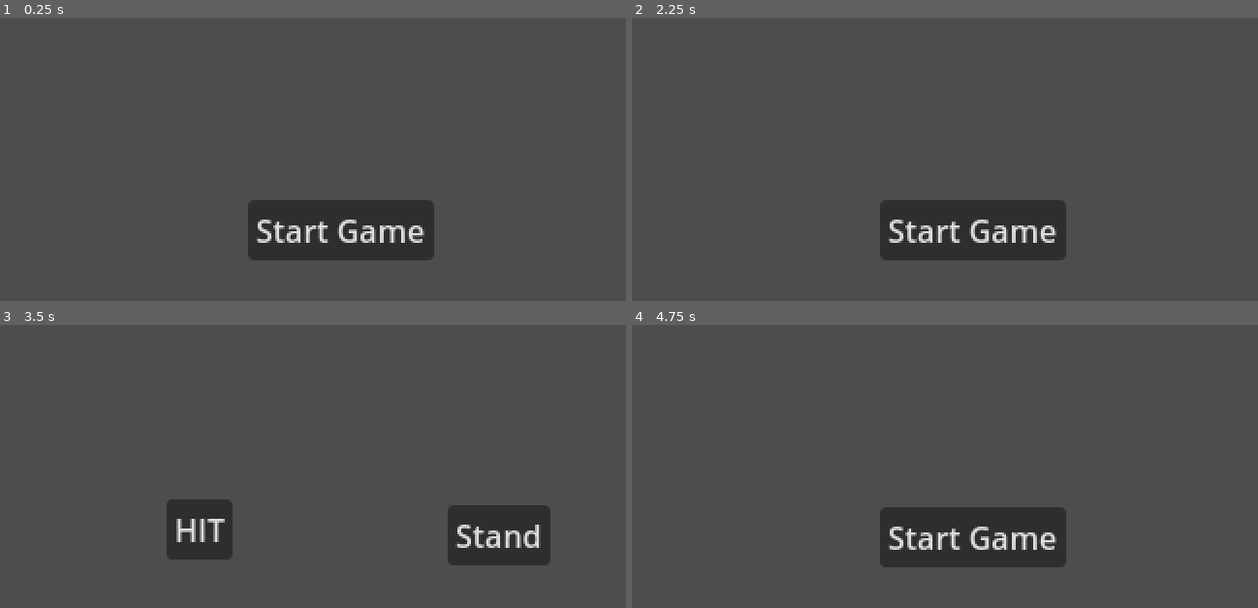
Above: before the commit, frames 1-4 (two rows, left to right).
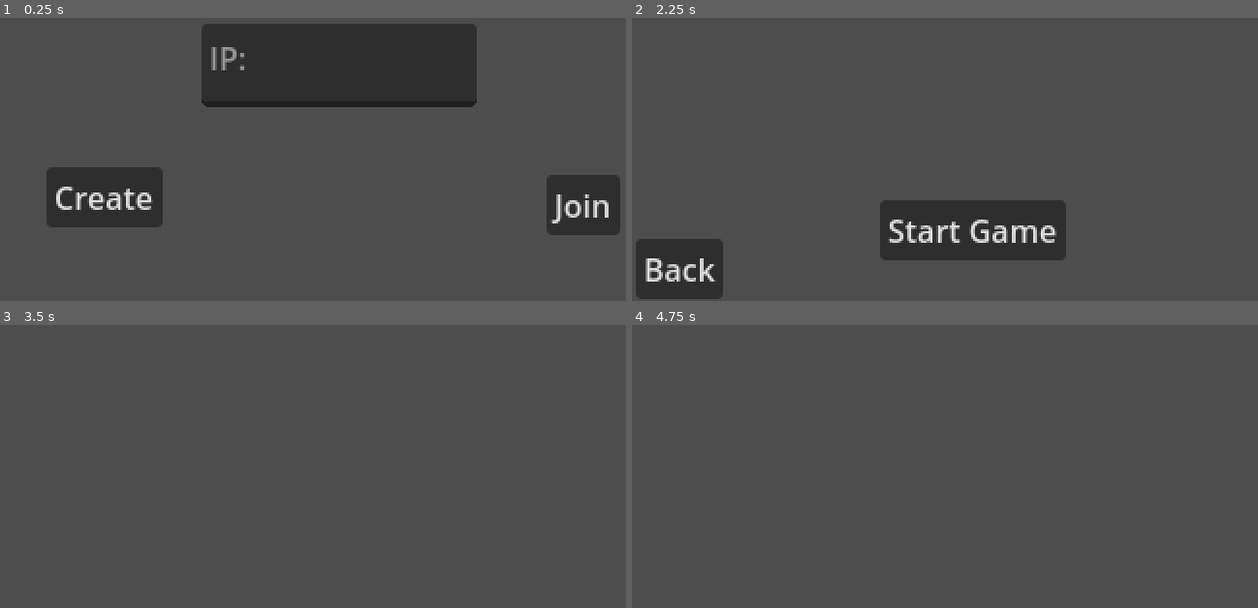
Above: after the commit, the same moments.

Repository: LoganCombs04/B438-BlackJack-Multiplayer
Game: Godot game, scene res://Scenes/main.tscn
The game is run twice, just before and just after one commit, with the same random seed, the same clock (stepped at 60 frames per second) and the same inputs.
Inputs (mouse positions are in pixels of both pictures, inside the frame that each line leads up to):
- Up to frame 1 (0.25 s): no input
- Up to frame 2 (2.25 s): click (738, 196) at 0.5 s, where only the run after the commit has a clickable "Create"; click (682, 269) at 1.25 s, where only the run after the commit has a clickable "Back"; click (1214, 204) at 2 s, where only the run after the commit has a clickable "Join"
- Up to frame 3 (3.5 s): click "Start Game" at 2.75 s
- Up to frame 4 (4.75 s): click (832, 528) at 3.5 s, where only the run before the commit has a clickable "HIT"; click (1132, 534) at 4.25 s, where only the run before the commit has a clickable "Stand"

The runs differ from the first frame. In frame 1, 25% of the frame differs, in the area x 7-100%, y 2-86%; in frame 2, 2.9%; in frame 3, 5.5%; in frame 4, 6.1%.
Error after the commit: Parse Error: Not all code paths return a value. (res://Scripts/main.gd:70)

Commit message:
Starting multiplayer branch. Codebase will need to be rewritten a lot, but we real ones and will make it through. Added the Network Manager script as well as starting migrating the main gameplay logic to be multiplayer compatible.

Diff:
--- a/Scenes/main.tscn
+++ b/Scenes/main.tscn
@@ -1,7 +1,6 @@
-[gd_scene load_steps=5 format=3 uid="uid://dk8p1rf8ufqjf"]
+[gd_scene load_steps=4 format=3 uid="uid://dk8p1rf8ufqjf"]
 
 [ext_resource type="Script" uid="uid://fva40qau61w6" path="res://Scripts/main.gd" id="1_bo1nx"]
-[ext_resource type="PackedScene" uid="uid://bu6yp1tksisoj" path="res://Scenes/deck.tscn" id="2_8gbba"]
 [ext_resource type="PackedScene" uid="uid://dvt70ridgv5ky" path="res://Scenes/main_menu.tscn" id="2_bo1nx"]
 [ext_resource type="PackedScene" uid="uid://ym4yxla0qshv" path="res://Scenes/dealer.tscn" id="4_jjvhh"]
 
@@ -10,8 +9,6 @@
 
 [node name="MainMenu" parent="." instance=ExtResource("2_bo1nx")]
 
-[node name="Deck" parent="." instance=ExtResource("2_8gbba")]
-
 [node name="Dealer" parent="." instance=ExtResource("4_jjvhh")]
 
 [connection signal="start_game" from="MainMenu" to="." method="Ready_Game"]
--- a/Scenes/main_menu.tscn
+++ b/Scenes/main_menu.tscn
@@ -12,4 +12,35 @@
 offset_bottom = 203.0
 text = "Start Game"
 
+[node name="CreateLobby" type="Button" parent="."]
+offset_left = 24.0
+offset_top = 155.0
+offset_right = 84.0
+offset_bottom = 186.0
+text = "Create"
+
+[node name="JoinLobby" type="Button" parent="."]
+offset_left = 282.0
+offset_top = 159.0
+offset_right = 320.0
+offset_bottom = 190.0
+text = "Join"
+
+[node name="IP" type="TextEdit" parent="."]
+offset_left = 104.0
+offset_top = 81.0
+offset_right = 246.0
+offset_bottom = 124.0
+placeholder_text = "IP:"
+
+[node name="Back" type="Button" parent="."]
+offset_left = 2.0
+offset_top = 192.0
+offset_right = 47.0
+offset_bottom = 223.0
+text = "Back"
+
 [connection signal="pressed" from="StartGame" to="." method="_on_start_game_pressed"]
+[connection signal="pressed" from="CreateLobby" to="." method="_on_create_lobby_pressed"]
+[connection signal="pressed" from="JoinLobby" to="." method="_on_join_lobby_pressed"]
+[connection signal="pressed" from="Back" to="." method="_on_back_pressed"]
--- a/Scripts/card.gd
+++ b/Scripts/card.gd
@@ -38,5 +38,8 @@
 func Get_Value() -> int:
 	return value
 
+func Get_Face() -> int:
+	return face
+
 func Set_Value(newvalue: int) -> void:
 	self.value = newvalue
--- a/Scripts/deck.gd
+++ b/Scripts/deck.gd
@@ -36,12 +36,17 @@
 func Get_Count() -> int:
 	return CardsLeft
 
-func Give_Random_Card() -> card:
+func Give_Random_Card() -> Array:
 	if(CardsLeft != 0):
 		var chosencard = get_child(rng.randi_range(0, (CardsLeft - 1)))
+		var chosensuite = chosencard.Get_Suite()
+		var chosenface = chosencard.Get_Face()
+		var chosenvalue = chosencard.Get_Value()
+
 		remove_child(chosencard)
 		CardsLeft -= 1
-		return chosencard
+		return [chosensuite, chosenface, chosenvalue]
+
 	else:
 		print("ERROR: PLEASE THROW STOP GAME")
 		var newcard = CardScene.instantiate()
--- a/Scripts/hand.gd
+++ b/Scripts/hand.gd
@@ -1,6 +1,8 @@
 # The deck essentially "holds" all cards, and will be removed when
 
 extends Node
+
+const CardScene: PackedScene = preload("res://Scenes/card.tscn")
 
 var CardsInHand: int = 0
 var HandValue: int = 0
@@ -14,8 +16,14 @@
 	for child in children:
 		child.queue_free()
 
-func Get_Card(NewCard: card) -> void:
+func Get_Card(insuite: int, inface: int, invalue: int) -> void:
+	var NewCard = CardScene.instantiate()
+	NewCard.suite = insuite
+	NewCard.face = inface
+	NewCard.value = invalue
+	NewCard.visible = false
 	self.add_child(NewCard)
+
 	HandValue += NewCard.value
 	CardsInHand += 1
 
--- a/Scripts/main.gd
+++ b/Scripts/main.gd
@@ -9,10 +9,23 @@
 var PlayerList = []
 
 func _ready():
-	var NewPlayer = Player.instantiate()
-	NewPlayer.name = "Little John"
-	PlayerList.append(NewPlayer.name)
-	self.add_child(NewPlayer)
+	NetworkManager.player_connected.connect(_on_player_connected)
+	NetworkManager.player_disconnected.connect(_on_player_disconnected)
+	NetworkManager.server_disconnected.connect(_on_server_disconnected)
+
+	var Deck = DeckScene.instantiate()
+	Deck.name = "Deck"
+	Deck.Reset_Deck(DeckNumber)
+	self.add_child(Deck)
+
+func _on_player_connected():
+	pass
+
+func _on_player_disconnected():
+	pass
+
+func _on_server_disconnected():
+	pass
 
 # Creates dependent scenes.
 func Ready_Game() -> void:
@@ -22,30 +35,30 @@
 	Game_Loop()
 
 func Reset_Game() -> void:
-	for player in PlayerList:
-		var CurrentPlayer = get_node("./" + player)
+	for player in NetworkManager.players:
+		var CurrentPlayer = get_node(player)
 		print("Player " + player + ": " + str(CurrentPlayer.get_node("Hand").Get_Value()))
 		CurrentPlayer.reset()
 	print("Dealer: " + str($Dealer.get_node("Hand").Get_Value()))
 	$Dealer.reset()
 	$Deck.reset()
 
-	$MainMenu.Set_Visibility(true)
+	$MainMenu.View_In_Lobby()
 
 func CheckPlayerStand(Players: Array) -> bool:
 	var allstand = true
 
-	for player in Players:
-		if (get_node("./" + player).Get_Stand() == false):
+	for player in NetworkManager.players:
+		if (get_node(player).Get_Stand() == false):
 			allstand = false
 
 	return allstand
 
 func Game_Loop() -> void:
 	while(GameActive):
-		for player in PlayerList:
-			if (get_node("./" + player).Get_Stand() == false):
-				await Player_Turn(player)
+		for player in NetworkManager.players:
+			if (get_node(player).Get_Stand() == false):
+				await Player_Action.rpc(player)
 		Dealer_Turn()
 
 		if ($Dealer.Get_Stand()) and (CheckPlayerStand(PlayerList) == true):
@@ -53,65 +66,71 @@
 			Reset_Game()
 
 
-func Player_Turn(player: String) -> void:
-	var CurrentPlayer = get_node(player)
-	CurrentPlayer.Set_Turn_Visible(true)
+@rpc("any_peer", "call_local", "reliable", 0)
+func Player_Action(player: String) -> String:
+	if (int(player) == multiplayer.get_unique_id()):
+		var CurrentPlayer = get_node(player)
+		CurrentPlayer.Set_Turn_Visible(true)
 
-	print("Time to select an action, " + CurrentPlayer.name)
+		print("Time to select an action, " + CurrentPlayer.name)
 
-	var action = await CurrentPlayer.player_action
+		var action = await CurrentPlayer.player_action
 
-	CurrentPlayer.Set_Turn_Visible(false)
+		CurrentPlayer.Set_Turn_Visible(false)
 
-	if (action == "hit"):
-		var drawncard: card = $Deck.Give_Random_Card()
+		return action
 
-		# Case to select an Ace's value
-		if (drawncard.Get_Value() == -1) and (CurrentPlayer.get_node("Hand").Get_Value() <= 10):
-			print("Select the Ace's value, " + CurrentPlayer.name)
+		if (action == "hit"):
+			var drawncard: Array = $Deck.Give_Random_Card()
 
-			CurrentPlayer.Set_Ace_Visible(true)
+			# Case to select an Ace's value
+			if (drawncard[2] == -1) and (CurrentPlayer.get_node("Hand").Get_Value() <= 10):
+				print("Select the Ace's value, " + CurrentPlayer.name)
 
-			var selected_value = await CurrentPlayer.player_action
+				CurrentPlayer.Set_Ace_Visible(true)
 
-			CurrentPlayer.Set_Ace_Visible(false)
+				var selected_value = await CurrentPlayer.player_action
 
-			if(selected_value == "1"):
-				drawncard.Set_Value(1)
+				CurrentPlayer.Set_Ace_Visible(false)
 
-			elif (selected_value == "11"):
-				drawncard.Set_Value(11)
+				if(selected_value == "1"):
+					drawncard[2] = 1
 
-		elif (drawncard.Get_Value() == -1) and (CurrentPlayer.get_node("Hand").Get_Value() > 10):
-			drawncard.Set_Value(1)
+				elif (selected_value == "11"):
+					drawncard[2] = 11
 
-		CurrentPlayer.get_node("Hand").Get_Card(drawncard)
-		print(CurrentPlayer.get_node("Hand").Get_Value())
+			elif (drawncard[2] == -1) and (CurrentPlayer.get_node("Hand").Get_Value() > 10):
+				drawncard[2] = 1
+			print(drawncard[0], drawncard[1], drawncard[2])
+			CurrentPlayer.get_node("Hand").Get_Card(drawncard[0], drawncard[1], drawncard[2])
+			print(CurrentPlayer.get_node("Hand").Get_Value())
 
-	elif (action == "stand"):
-		CurrentPlayer.Set_Stand(true)
+		elif (action == "stand"):
+			CurrentPlayer.Set_Stand(true)
 
-	if (CurrentPlayer.get_node("Hand").Get_Value() == 21):
-		CurrentPlayer.Set_Stand(true)
+		if (CurrentPlayer.get_node("Hand").Get_Value() == 21):
+			CurrentPlayer.Set_Stand(true)
 
-	elif(CurrentPlayer.get_node("Hand").Get_Value() > 21):
-		CurrentPlayer.Set_Broke(true)
-		CurrentPlayer.Set_Stand(true)
+		elif(CurrentPlayer.get_node("Hand").Get_Value() > 21):
+			CurrentPlayer.Set_Broke(true)
+			CurrentPlayer.Set_Stand(true)
+
+
 
 func Dealer_Turn() -> void:
 	print("Time to select an action, Dealer")
 
 	if ($Dealer.get_node("Hand").Get_Value() <= 16):
-		var drawncard: card = $Deck.Give_Random_Card()
+		var drawncard: Array = $Deck.Give_Random_Card()
 
 		# Case to select an Ace's value
-		if (drawncard.Get_Value() == -1) and ($Dealer.get_node("Hand").Get_Value() <= 10):
-			drawncard.Set_Value(11)
+		if (drawncard[2] == -1) and ($Dealer.get_node("Hand").Get_Value() <= 10):
+			drawncard[2] = 11
 
-		elif (drawncard.Get_Value() == -1) and ($Dealer.get_node("Hand").Get_Value() > 10):
-			drawncard.Set_Value(1)
+		elif (drawncard[2] == -1) and ($Dealer.get_node("Hand").Get_Value() > 10):
+			drawncard[2] = 1
 
-		$Dealer.get_node("Hand").Get_Card(drawncard)
+		$Dealer.get_node("Hand").Get_Card(drawncard[0], drawncard[1], drawncard[2])
 		print($Dealer.get_node("Hand").Get_Value())
 
 	else:
@@ -124,6 +143,11 @@
 		$Dealer.Set_Broke(true)
 		$Dealer.Set_Stand(true)
 
+@rpc("any_peer", "call_local", "reliable", 0)
+func UpdatePlayers(playerID, ):
+	var CurrentPlayer = get_node(str(playerID))
+
+
 func PlayerWin(playerid: int) -> void:
 	pass
 
--- a/Scripts/main_menu.gd
+++ b/Scripts/main_menu.gd
@@ -4,13 +4,36 @@
 
 # Called when the node enters the scene tree for the first time.
 func _ready() -> void:
-	pass # Replace with function body.
+	View_Main_Menu()
 
 func _on_start_game_pressed() -> void:
-	Set_Visibility(false)
+	Set_All_Hidden()
 	emit_signal("start_game")
 
-func Set_Visibility(state: bool) -> void:
+func Set_All_Hidden() -> void:
 	var children = self.get_children()
 	for child in children:
-		child.visible = state
+		child.visible = false
+
+func View_In_Lobby():
+	$CreateLobby.hide()
+	$JoinLobby.hide()
+	$IP.hide()
+	$StartGame.show()
+	$Back.show()
+
+func View_Main_Menu():
+	$CreateLobby.show()
+	$JoinLobby.show()
+	$IP.show()
+	$StartGame.hide()
+	$Back.hide()
+
+func _on_create_lobby_pressed() -> void:
+	View_In_Lobby()
+
+func _on_join_lobby_pressed() -> void:
+	View_In_Lobby()
+
+func _on_back_pressed() -> void:
+	View_Main_Menu()
--- a/project.godot
+++ b/project.godot
@@ -14,6 +14,10 @@
 run/main_scene="uid://dk8p1rf8ufqjf"
 config/features=PackedStringArray("4.4", "Mobile")
 
+[autoload]
+
+NetworkManager="*res://Autoload/NetworkManager.gd"
+
 [display]
 
 window/size/viewport_width=352
@@ -25,3 +29,4 @@
 
 textures/canvas_textures/default_texture_filter=0
 renderer/rendering_method="mobile"
+textures/vram_compression/import_etc2_astc=true
